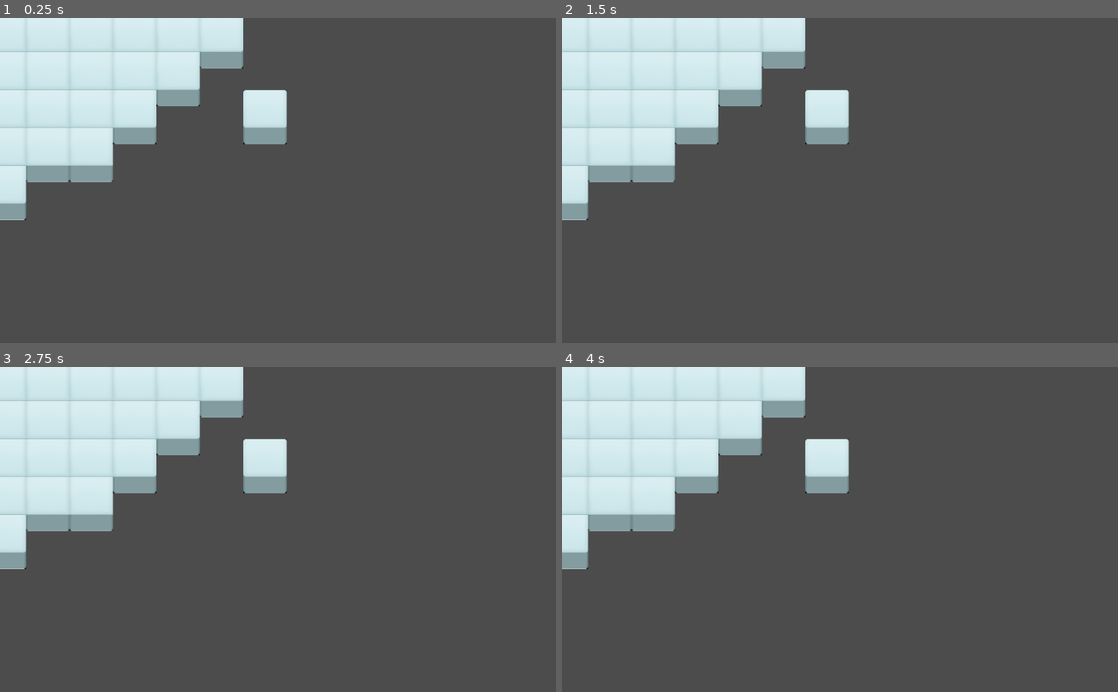
Above: before the commit, frames 1-4 (two rows, left to right).
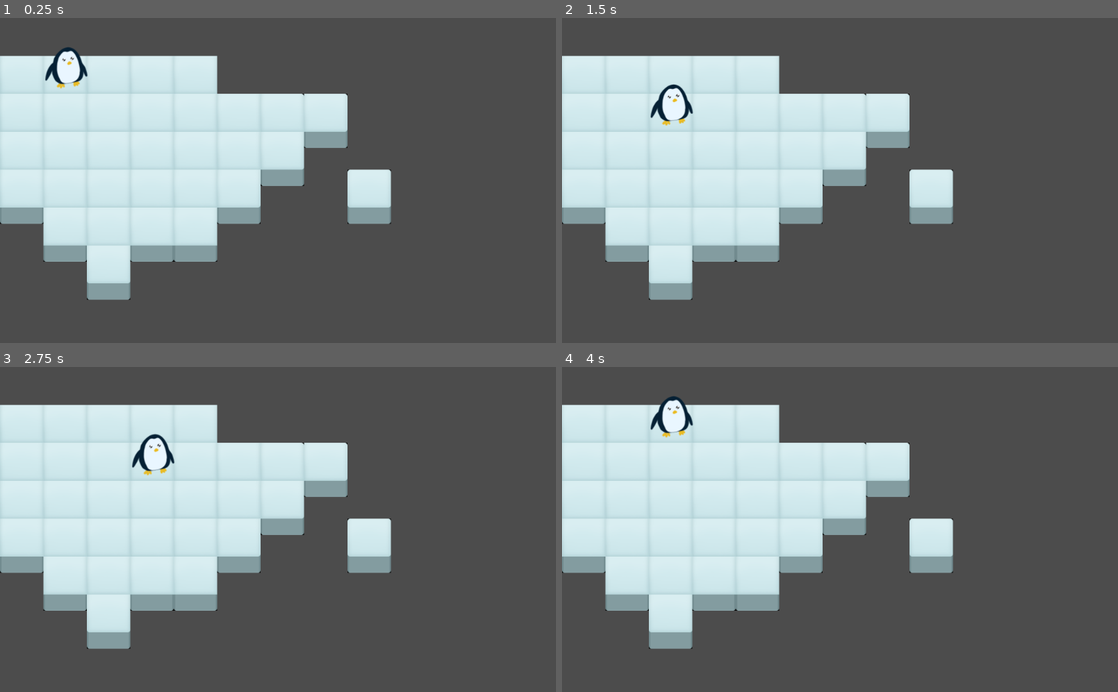
Above: after the commit, the same moments.

Repository: yellowchihuahua/KindredJam5
Game: Godot game, scene res://Levels/Test.tscn
Same seed, same stepped clock (60 frames per second), same inputs: the game is played once before the commit and once after it. Before the commit the project starts from res://Test.tscn.
Inputs:
- Up to frame 1 (0.25 s): no input
- Up to frame 2 (1.5 s): tap Enter at 0.5 s; hold D (move_right, bound only after the commit) 0.53-1.28 s; tap Space at 1.25 s; hold S (move_down, bound only after the commit) from 1.28 s (still down)
- Up to frame 3 (2.75 s): tap Enter at 2 s; release S (move_down, bound only after the commit) at 2.03 s; hold D (move_right, bound only after the commit) from 2.03 s (still down)
- Up to frame 4 (4 s): tap Space at 2.75 s; release D (move_right, bound only after the commit) at 2.78 s; hold W (move_up, bound only after the commit) 2.78-3.53 s; tap Enter at 3.5 s; hold A (move_left, bound only after the commit) from 3.53 s (still down)

The runs differ from the first frame. In frame 1, 28% of the frame differs, in the area x 0-71%, y 0-87%; in frame 2, 28%; in frame 3, 28%; in frame 4, 28%.

Commit message:
add player with movement

Diff:
--- /dev/null
+++ b/Characters/Player/Player.gd
@@ -0,0 +1,34 @@
+extends KinematicBody2D
+
+var is_moving = false
+var grid_position:Vector2
+
+export var grid_size = Vector2(80, 70)
+
+func _ready():
+	grid_position = position/grid_size
+
+func _physics_process(delta):
+	if is_moving:
+		position = lerp(position, grid_position*grid_size, 0.3)
+		if position.distance_to(grid_position*grid_size) < 1:
+			is_moving = false
+			position = grid_position*grid_size
+
+func _process(delta):
+	handle_movement()
+
+func handle_movement():
+	if Input.is_action_just_pressed("move_left") and not is_moving:
+		try_move(Vector2.LEFT)
+	if Input.is_action_just_pressed("move_right") and not is_moving:
+		try_move(Vector2.RIGHT)
+	if Input.is_action_just_pressed("move_up") and not is_moving:
+		try_move(Vector2.UP)
+	if Input.is_action_just_pressed("move_down") and not is_moving:
+		try_move(Vector2.DOWN)
+
+func try_move(direction:Vector2):
+	if $SideDetect.can_move(direction):
+		is_moving = true
+		grid_position += direction
--- /dev/null
+++ b/Characters/Player/SideDetect.gd
@@ -0,0 +1,5 @@
+extends Node2D
+
+
+func can_move(direction):
+	return true
--- /dev/null
+++ b/Levels/Test.tscn
@@ -0,0 +1,48 @@
+[gd_scene load_steps=6 format=2]
+
+[ext_resource path="res://Resources/Tiles/ground_tiles.tres" type="TileSet" id=1]
+[ext_resource path="res://Resources/Penguin.png" type="Texture" id=2]
+[ext_resource path="res://Characters/Player/SideDetect.gd" type="Script" id=3]
+[ext_resource path="res://Characters/Player/Player.gd" type="Script" id=4]
+
+[sub_resource type="RectangleShape2D" id=1]
+extents = Vector2( 35, 35 )
+
+[node name="Node2D" type="Node2D"]
+
+[node name="TileMap" type="TileMap" parent="."]
+tile_set = ExtResource( 1 )
+cell_size = Vector2( 80, 70 )
+format = 1
+tile_data = PoolIntArray( 131070, 0, 0, 131071, 0, 1, 65536, 0, 1, 65537, 0, 1, 65538, 0, 1, 65539, 0, 1, 65540, 0, 1, 196607, 0, 1, 131072, 0, 1, 131073, 0, 1, 131074, 0, 1, 131075, 0, 1, 131076, 0, 1, 131077, 0, 1, 131078, 0, 65538, 131079, 0, 2, 196608, 0, 1, 196609, 0, 1, 196610, 0, 1, 196611, 0, 1, 196612, 0, 1, 196613, 0, 1, 196614, 0, 196610, 262144, 0, 1, 262145, 0, 1, 262146, 0, 1, 262147, 0, 1, 262148, 0, 1, 262149, 0, 196610, 262152, 0, 196611, 327681, 0, 1, 327682, 0, 1, 327683, 0, 1, 327684, 0, 1, 393218, 0, 131075 )
+
+[node name="Player" type="KinematicBody2D" parent="."]
+position = Vector2( 120, 105 )
+collision_layer = 2
+script = ExtResource( 4 )
+
+[node name="CollisionShape2D" type="CollisionShape2D" parent="Player"]
+shape = SubResource( 1 )
+
+[node name="SideDetect" type="Node2D" parent="Player"]
+script = ExtResource( 3 )
+
+[node name="Right" type="RayCast2D" parent="Player/SideDetect"]
+enabled = true
+cast_to = Vector2( 70, 0 )
+
+[node name="Down" type="RayCast2D" parent="Player/SideDetect"]
+enabled = true
+cast_to = Vector2( 0, 70 )
+
+[node name="Left" type="RayCast2D" parent="Player/SideDetect"]
+enabled = true
+cast_to = Vector2( -70, 0 )
+
+[node name="Up" type="RayCast2D" parent="Player/SideDetect"]
+enabled = true
+cast_to = Vector2( 0, -70 )
+
+[node name="Penguin" type="Sprite" parent="Player"]
+position = Vector2( 12.59, -1.705 )
+texture = ExtResource( 2 )
--- a/Test.tscn
+++ /dev/null
@@ -1,17 +0,0 @@
-[gd_scene load_steps=3 format=2]
-
-[ext_resource path="res://Resources/Tiles/ground_tiles.tres" type="TileSet" id=1]
-[ext_resource path="res://Resources/Penguin.png" type="Texture" id=2]
-
-[node name="Node2D" type="Node2D"]
-position = Vector2( -191.885, -147.493 )
-
-[node name="TileMap" type="TileMap" parent="."]
-tile_set = ExtResource( 1 )
-cell_size = Vector2( 80, 70 )
-format = 1
-tile_data = PoolIntArray( 131070, 0, 0, 131071, 0, 1, 65536, 0, 1, 65537, 0, 1, 65538, 0, 1, 65539, 0, 1, 65540, 0, 1, 196607, 0, 1, 131072, 0, 1, 131073, 0, 1, 131074, 0, 1, 131075, 0, 1, 131076, 0, 1, 131077, 0, 1, 131078, 0, 65538, 131079, 0, 2, 196608, 0, 1, 196609, 0, 1, 196610, 0, 1, 196611, 0, 1, 196612, 0, 1, 196613, 0, 1, 196614, 0, 196610, 262144, 0, 1, 262145, 0, 1, 262146, 0, 1, 262147, 0, 1, 262148, 0, 1, 262149, 0, 196610, 262152, 0, 196611, 327681, 0, 1, 327682, 0, 1, 327683, 0, 1, 327684, 0, 1, 393218, 0, 131075 )
-
-[node name="Penguin" type="Sprite" parent="."]
-position = Vector2( 132.59, 174.295 )
-texture = ExtResource( 2 )
--- a/project.godot
+++ b/project.godot
@@ -16,8 +16,40 @@
 [application]
 
 config/name="KindredJam5"
-run/main_scene="res://Test.tscn"
+run/main_scene="res://Levels/Test.tscn"
 config/icon="res://icon.png"
+
+[input]
+
+move_up={
+"deadzone": 0.5,
+"events": [ Object(InputEventKey,"resource_local_to_scene":false,"resource_name":"","device":0,"alt":false,"shift":false,"control":false,"meta":false,"command":false,"pressed":false,"scancode":87,"unicode":0,"echo":false,"script":null)
+, Object(InputEventKey,"resource_local_to_scene":false,"resource_name":"","device":0,"alt":false,"shift":false,"control":false,"meta":false,"command":false,"pressed":false,"scancode":16777232,"unicode":0,"echo":false,"script":null)
+ ]
+}
+move_down={
+"deadzone": 0.5,
+"events": [ Object(InputEventKey,"resource_local_to_scene":false,"resource_name":"","device":0,"alt":false,"shift":false,"control":false,"meta":false,"command":false,"pressed":false,"scancode":83,"unicode":0,"echo":false,"script":null)
+, Object(InputEventKey,"resource_local_to_scene":false,"resource_name":"","device":0,"alt":false,"shift":false,"control":false,"meta":false,"command":false,"pressed":false,"scancode":16777234,"unicode":0,"echo":false,"script":null)
+ ]
+}
+move_left={
+"deadzone": 0.5,
+"events": [ Object(InputEventKey,"resource_local_to_scene":false,"resource_name":"","device":0,"alt":false,"shift":false,"control":false,"meta":false,"command":false,"pressed":false,"scancode":65,"unicode":0,"echo":false,"script":null)
+, Object(InputEventKey,"resource_local_to_scene":false,"resource_name":"","device":0,"alt":false,"shift":false,"control":false,"meta":false,"command":false,"pressed":false,"scancode":16777231,"unicode":0,"echo":false,"script":null)
+ ]
+}
+move_right={
+"deadzone": 0.5,
+"events": [ Object(InputEventKey,"resource_local_to_scene":false,"resource_name":"","device":0,"alt":false,"shift":false,"control":false,"meta":false,"command":false,"pressed":false,"scancode":68,"unicode":0,"echo":false,"script":null)
+, Object(InputEventKey,"resource_local_to_scene":false,"resource_name":"","device":0,"alt":false,"shift":false,"control":false,"meta":false,"command":false,"pressed":false,"scancode":16777233,"unicode":0,"echo":false,"script":null)
+ ]
+}
+
+[layer_names]
+
+2d_physics/layer_1="Level"
+2d_physics/layer_2="Player"
 
 [rendering]
 
